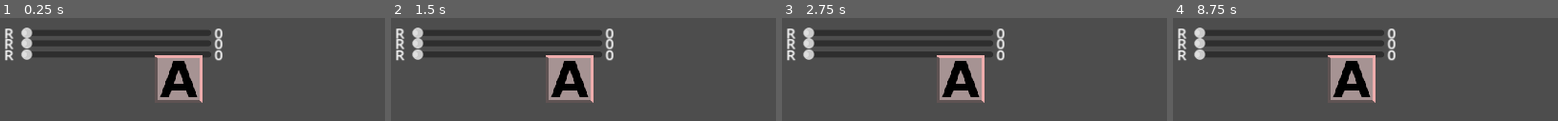
Above: before the commit, frames 1-4 (left to right).
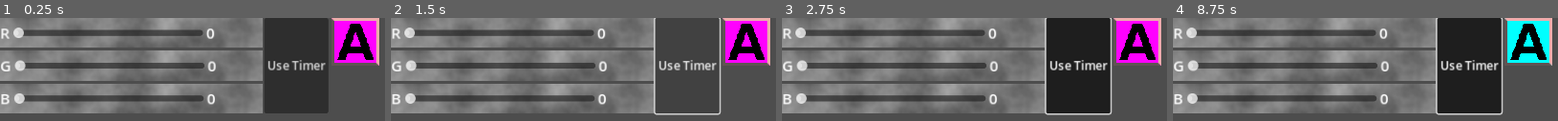
Above: after the commit, the same moments.

Repository: Infini-Creation/Ishid-O-Matic_Reborn
Game: Godot game, scene res://Scenes/tests/tile-modulate.tscn
The game is run twice, just before and just after one commit, with the same random seed, the same clock (stepped at 60 frames per second) and the same inputs. This scene is started directly instead of the project's main scene.
Inputs (mouse positions are in pixels of both pictures, inside the frame that each line leads up to):
- Up to frame 1 (0.25 s): no input
- Up to frame 2 (1.5 s): click (687, 65) at 0.5 s, where only the run after the commit has a clickable "Use Timer"; click (687, 65) at 1.25 s, where only the run after the commit has a clickable "Use Timer"
- Up to frame 3 (2.75 s): click (1078, 65) at 2 s, where only the run after the commit has a clickable "Use Timer"
- Up to frame 4 (8.75 s): tap Enter at 2.75, 4.25, 5.75 s; move the mouse to (outside the picture) at 2.77 s; hold H (Highlight_Mode) 2.78-3.53 s; click (outside the picture) at 2.92 s; tap Space at 3.5, 5, 6.5 s; move the mouse to (outside the picture) at 3.52 s; tap H (Highlight_Mode) every 1.5 s from 3.6 to 8.1 s; click (outside the picture) at 3.67 s; move the mouse to (outside the picture) at 4.27 s; hold H (Highlight_Mode) 4.28-5.03 s; click (outside the picture) at 4.42 s; move the mouse to (outside the picture) at 5.02 s; click (outside the picture) at 5.17 s; move the mouse to (outside the picture) at 5.77 s; hold H (Highlight_Mode) 5.78-6.53 s; click (outside the picture) at 5.92 s; move the mouse to (outside the picture) at 6.52 s; click (outside the picture) at 6.67 s; move the mouse to (outside the picture) at 7.27 s; hold H (Highlight_Mode) 7.28-8.03 s; click (outside the picture) at 7.42 s; move the mouse to (outside the picture) at 8.02 s; click (outside the picture) at 8.17 s

The runs differ from the first frame. In frame 1, 70% of the frame differs, in the area x 0-99%, y 0-93%; in frame 2, 57%; in frame 3, 71%, in the area x 0-99%, y 0-95%; in frame 4, 71%.
Error before the commit: Invalid assignment of property or key 'modulate' with value of type 'Color' on a base object of type 'null instance'. (res://Scripts/tile-modulate.gd:16)

Commit message:
improved test scene to test tile color using modulate property
use new tile design and allow to pick a custom color

Diff:
--- a/project/Scenes/tests/modulate_color_component.tscn
+++ b/project/Scenes/tests/modulate_color_component.tscn
@@ -1,12 +1,24 @@
-[gd_scene load_steps=5 format=3 uid="uid://dw8fhr4x4r4ev"]
+[gd_scene load_steps=7 format=3 uid="uid://dw8fhr4x4r4ev"]
 
+[ext_resource type="Script" path="res://Scripts/tests/modulate_color_component.gd" id="1_00tl7"]
 [ext_resource type="Script" path="res://Scripts/test-MCC-ColorValue.gd" id="1_3lgj7"]
 
-[sub_resource type="CanvasTexture" id="CanvasTexture_ca8cn"]
+[sub_resource type="FastNoiseLite" id="FastNoiseLite_dev6p"]
+noise_type = 3
+
+[sub_resource type="NoiseTexture2D" id="NoiseTexture2D_hotul"]
+width = 350
+height = 40
+generate_mipmaps = false
+bump_strength = 3.2
+normalize = false
+noise = SubResource("FastNoiseLite_dev6p")
 
 [sub_resource type="SystemFont" id="SystemFont_lxape"]
+subpixel_positioning = 0
 
 [sub_resource type="SystemFont" id="SystemFont_tuk2c"]
+subpixel_positioning = 0
 
 [node name="Modulate-Color-Component" type="Control"]
 layout_mode = 3
@@ -15,13 +27,17 @@
 offset_bottom = 40.0
 size_flags_horizontal = 3
 size_flags_vertical = 3
+script = ExtResource("1_00tl7")
+Component = "T"
 
 [node name="NinePatchRect" type="NinePatchRect" parent="."]
 layout_mode = 0
-offset_right = 350.0
+offset_right = 349.0
 offset_bottom = 40.0
-texture = SubResource("CanvasTexture_ca8cn")
+texture = SubResource("NoiseTexture2D_hotul")
 draw_center = false
+region_rect = Rect2(0, -0.5, 351, 41)
+patch_margin_right = 352
 
 [node name="HBoxContainer" type="HBoxContainer" parent="."]
 layout_mode = 0
@@ -50,4 +66,5 @@
 horizontal_alignment = 1
 script = ExtResource("1_3lgj7")
 
+[connection signal="value_changed" from="HBoxContainer/HSlider" to="." method="_on_h_slider_value_changed"]
 [connection signal="value_changed" from="HBoxContainer/HSlider" to="HBoxContainer/Color Value" method="_on_h_slider_value_changed"]
--- a/project/Scenes/tests/tile-modulate.tscn
+++ b/project/Scenes/tests/tile-modulate.tscn
@@ -1,34 +1,58 @@
-[gd_scene load_steps=4 format=3 uid="uid://d3vfy43nyup2f"]
+[gd_scene load_steps=4 format=3 uid="uid://ddgwkp071dpud"]
 
 [ext_resource type="Script" path="res://Scripts/tile-modulate.gd" id="1_lb8rk"]
 [ext_resource type="PackedScene" uid="uid://dw8fhr4x4r4ev" path="res://Scenes/tests/modulate_color_component.tscn" id="2_icv8x"]
-[ext_resource type="PackedScene" uid="uid://xm6r1xdaov17" path="res://Scenes/tileA.tscn" id="2_osgsl"]
+[ext_resource type="PackedScene" uid="uid://c2qs2uqdbi5um" path="res://Scenes/tile2.tscn" id="3_doaqu"]
 
 [node name="TileModulate-test" type="Node2D"]
 script = ExtResource("1_lb8rk")
 
 [node name="Timer" type="Timer" parent="."]
 wait_time = 2.0
-autostart = true
 
-[node name="HSplitContainer" type="HSplitContainer" parent="."]
+[node name="HBoxContainer" type="HBoxContainer" parent="."]
 offset_right = 40.0
 offset_bottom = 40.0
 
-[node name="VBoxContainer" type="VBoxContainer" parent="HSplitContainer"]
+[node name="VBoxContainer" type="VBoxContainer" parent="HBoxContainer"]
 layout_mode = 2
 alignment = 1
 
-[node name="Modulate-Color-Component R" parent="HSplitContainer/VBoxContainer" instance=ExtResource("2_icv8x")]
+[node name="Modulate-Color-Component R" parent="HBoxContainer/VBoxContainer" instance=ExtResource("2_icv8x")]
+custom_minimum_size = Vector2(350, 40)
+layout_mode = 2
+Component = "R"
+
+[node name="Modulate-Color-Component G" parent="HBoxContainer/VBoxContainer" instance=ExtResource("2_icv8x")]
+custom_minimum_size = Vector2(350, 40)
+layout_mode = 2
+Component = "G"
+
+[node name="Modulate-Color-Component B" parent="HBoxContainer/VBoxContainer" instance=ExtResource("2_icv8x")]
+custom_minimum_size = Vector2(350, 40)
+layout_mode = 2
+Component = "B"
+
+[node name="Button" type="Button" parent="HBoxContainer"]
+layout_mode = 2
+toggle_mode = true
+action_mode = 0
+text = "Use Timer"
+
+[node name="Control" type="Control" parent="HBoxContainer"]
+custom_minimum_size = Vector2(64, 64)
 layout_mode = 2
 
-[node name="Modulate-Color-Component G" parent="HSplitContainer/VBoxContainer" instance=ExtResource("2_icv8x")]
-layout_mode = 2
+[node name="TileTest" parent="HBoxContainer/Control" instance=ExtResource("3_doaqu")]
+position = Vector2(32, 32)
 
-[node name="Modulate-Color-Component B" parent="HSplitContainer/VBoxContainer" instance=ExtResource("2_icv8x")]
-layout_mode = 2
-
-[node name="Tile" parent="HSplitContainer" instance=ExtResource("2_osgsl")]
-position = Vector2(207, 50)
+[node name="HSplitContainer" type="HSplitContainer" parent="."]
+visible = false
+offset_right = 40.0
+offset_bottom = 40.0
 
 [connection signal="timeout" from="Timer" to="." method="_on_timer_timeout"]
+[connection signal="update_color" from="HBoxContainer/VBoxContainer/Modulate-Color-Component R" to="." method="_on_modulate_color_component_r_update_color"]
+[connection signal="update_color" from="HBoxContainer/VBoxContainer/Modulate-Color-Component G" to="." method="_on_modulate_color_component_g_update_color"]
+[connection signal="update_color" from="HBoxContainer/VBoxContainer/Modulate-Color-Component B" to="." method="_on_modulate_color_component_b_update_color"]
+[connection signal="toggled" from="HBoxContainer/Button" to="." method="_on_button_toggled"]
--- /dev/null
+++ b/project/Scripts/tests/modulate_color_component.gd
@@ -0,0 +1,13 @@
+extends Control
+
+signal update_color
+
+@export var Component : String
+var colorValue : int
+
+func _ready():
+	$"HBoxContainer/Color Component".text = Component
+
+func _on_h_slider_value_changed(value):
+	colorValue = value
+	update_color.emit()
--- a/project/Scripts/tile-modulate.gd
+++ b/project/Scripts/tile-modulate.gd
@@ -9,11 +9,25 @@
 	Color(238,170,0,1)
 ]
 
+var test_tile_texture = load("res://Arts/Gfx/Tiles/dummy sets/tile-A1.png")
+
 var coloridx : int = 0
-@onready var tile = $Tile/Sprite2D
+@onready var tile_content = $"HBoxContainer/Control/TileTest/tile symbol"
+@onready var tile_base = $"HBoxContainer/Control/TileTest/tile border"
+
+var componentRed : float
+var componentGreen : float
+var componentBlue : float
+
 
 func _ready():
-	tile.modulate = avail_tile_colors[coloridx]
+	tile_content.position = Vector2(-32,-32)
+	tile_content.texture = test_tile_texture
+	tile_content.modulate = avail_tile_colors[coloridx]
+
+	componentRed = 0
+	componentGreen = 0
+	componentBlue = 0
 
 
 func _on_timer_timeout():
@@ -22,6 +36,30 @@
 	if coloridx >= avail_tile_colors.size():
 		coloridx = 0
 
-	tile.modulate = avail_tile_colors[coloridx]
+	tile_content.modulate = avail_tile_colors[coloridx]
 	$Timer.stop()
 	$Timer.start()
+
+
+func _on_button_toggled(button_pressed):
+	print("button pressed:"+str(button_pressed))
+	if $Timer.is_stopped():
+		$Timer.start()
+	else:
+		$Timer.stop()
+
+
+func _on_modulate_color_component_r_update_color():
+	componentRed = $"HBoxContainer/VBoxContainer/Modulate-Color-Component R".colorValue / 255.0
+	print("R="+str(componentRed))
+	tile_content.modulate = Color(componentRed, componentGreen, componentBlue, 1.0)
+
+func _on_modulate_color_component_g_update_color():
+	componentGreen = $"HBoxContainer/VBoxContainer/Modulate-Color-Component G".colorValue / 255.0
+	print("R="+str(componentGreen))
+	tile_content.modulate = Color(componentRed, componentGreen, componentBlue, 1.0)
+
+func _on_modulate_color_component_b_update_color():
+	componentBlue = $"HBoxContainer/VBoxContainer/Modulate-Color-Component B".colorValue / 255.0
+	print("R="+str(componentBlue))
+	tile_content.modulate = Color(componentRed, componentGreen, componentBlue, 1.0)
